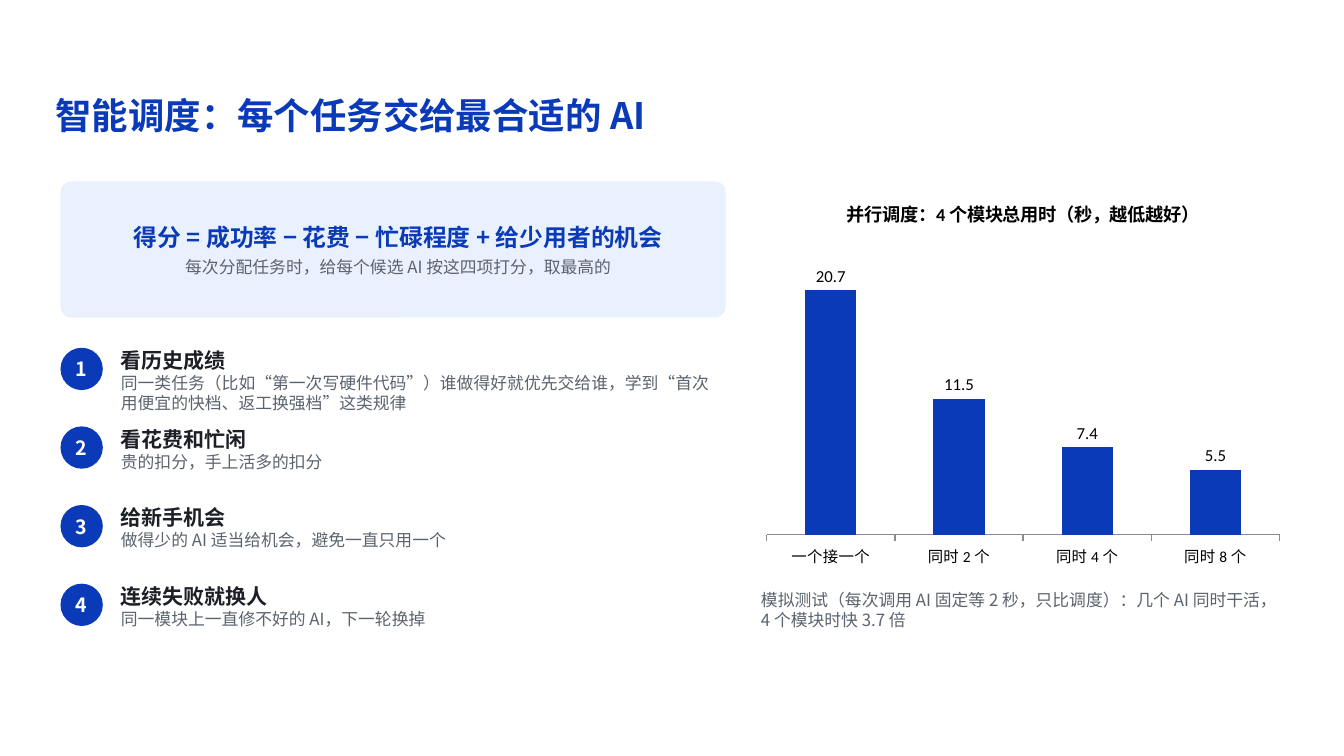
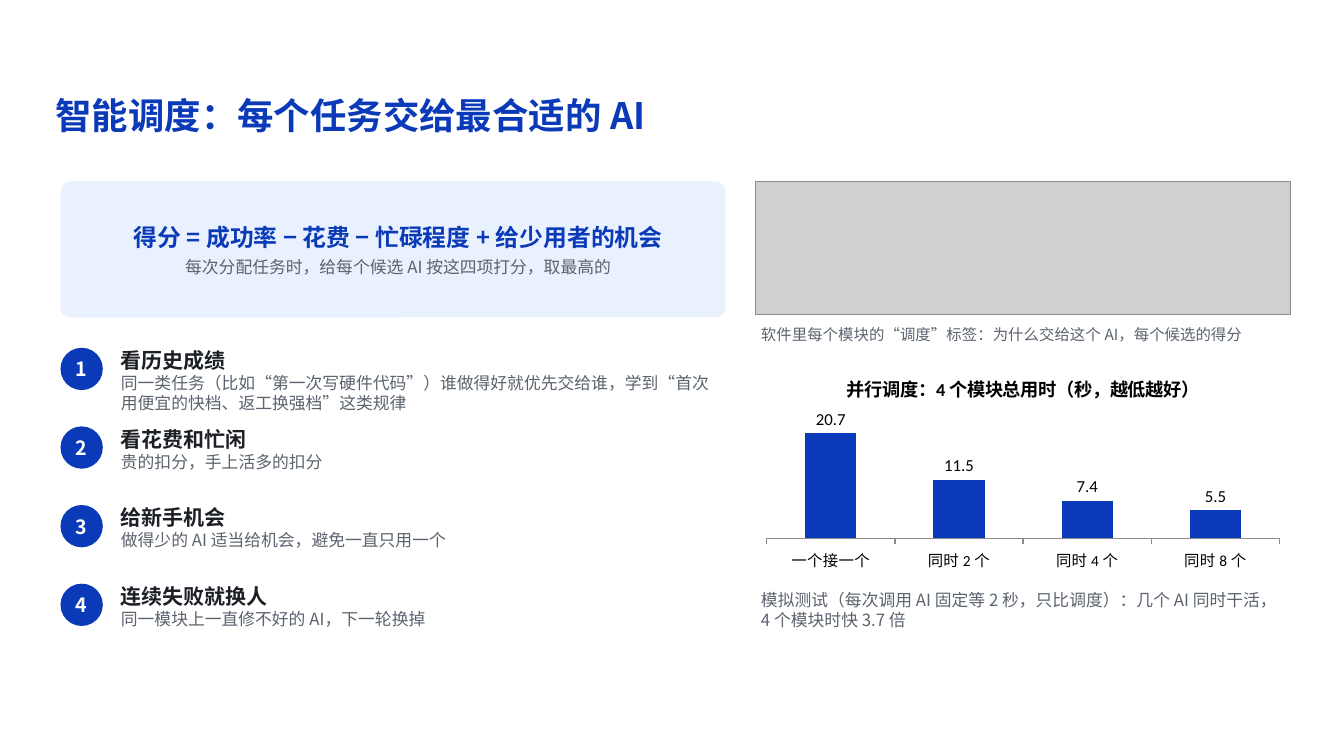
Before and after one commit to z-xxkk/firmforge, a slide deck: slide 11 of submission/方案讲解.pptx (slide 8 before the commit). Drawn at 1344x756 pixels with LibreOffice and Linux fonts; fonts in the diff are those of the drawing; grey boxes stand for pictures; background and template pictures are left out. Boxes give left, top, right and bottom in pixels: in the first picture for what was removed or moved away, otherwise in the second. Text is boxed around its words. In the diff, an @@ line names an element or a change of style, - is before the commit and + after.

```diff
--- a/submission/方案讲解.pptx
+++ b/submission/方案讲解.pptx
@@ picture added at [756, 181, 1291, 315] @@
@@ text added at [761, 327, 1242, 342], 11 pt, text #5B636E @@
+软件里每个模块的“调度”标签：为什么交给这个 AI，每个候选的得分
@@ column chart: place and size @@
-column chart at [756, 181, 1291, 575]
+column chart at [756, 361, 1291, 575]
```
Also in this commit, not shown: 3 other slides changed, 4 slides added, 3 slides removed, 9 other files.
